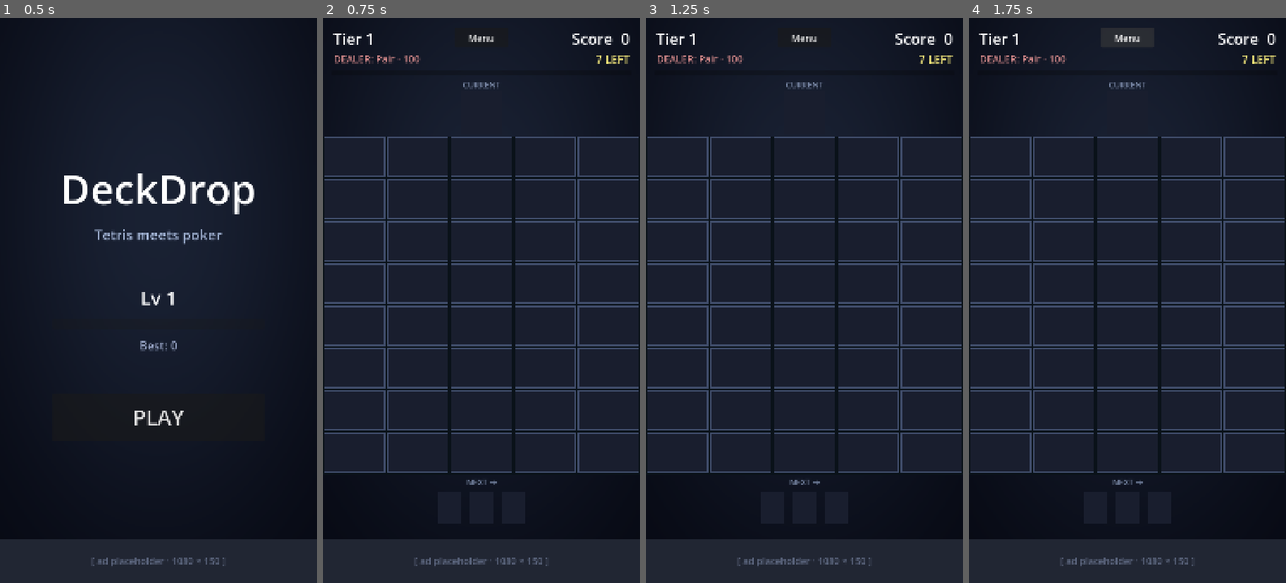
Above: before the commit, frames 1-4 (left to right).
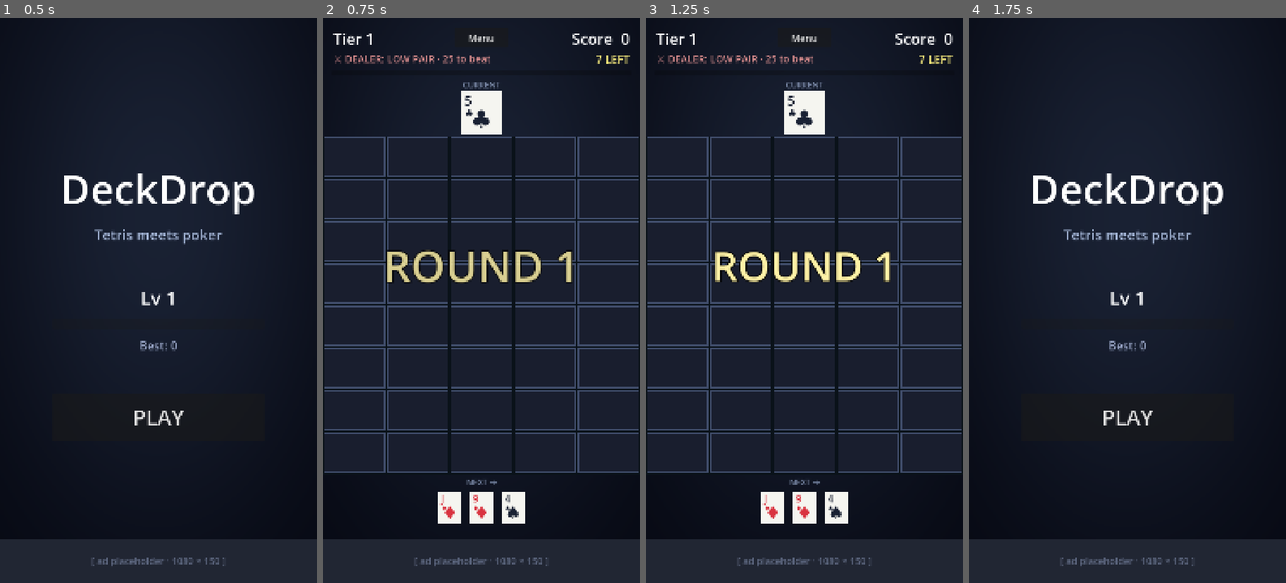
Above: after the commit, the same moments.

Repository: KrisCagle/Godot-CardStack
Game: Godot game, scene res://scenes/Title.tscn
Same seed, same stepped clock (60 frames per second), same inputs: the game is played once before the commit and once after it.
Inputs:
- Up to frame 1 (0.5 s): no input
- Up to frame 2 (0.75 s): click "PLAY" at 0.5 s
- Up to frame 3 (1.25 s): no input
- Up to frame 4 (1.75 s): click "Menu" at 1.25 s

Frame 1 is identical in both runs. In frame 2, 4.2% of the frame differs, in the area x 3-79%, y 6-90%; in frame 3, 4.0%; in frame 4, 8.8%, in the area x 0-100%, y 2-83%.
Error before the commit: Parse Error: Cannot infer the type of "start_col" variable because the value doesn't have a set type. (res://scripts/game.gd:569)

Commit message:
Fix type-inference warnings in _detect_partial_hits
Inferrer couldn't trace the loop chain `for size in [3, 4]` → `for
offset in size` → `var start_col := col - offset`: size was Variant
(untyped array literal), offset was Variant (iterating Variant), and
the arithmetic produced Variant. Explicitly typed `for size: int`,
`for offset: int`, and the start_col / start_row declarations.

Diff:
--- a/DeckDrop/scripts/game.gd
+++ b/DeckDrop/scripts/game.gd
@@ -564,18 +564,18 @@
 func _detect_partial_hits(col: int, row: int) -> Array:
 	var hits: Array = []
 	# Horizontal windows (3 then 4 cells wide)
-	for size in [3, 4]:
-		for offset in size:
-			var start_col := col - offset
+	for size: int in [3, 4]:
+		for offset: int in size:
+			var start_col: int = col - offset
 			if start_col < 0 or start_col + size > PlayField.GRID_WIDTH:
 				continue
 			var hit := _check_partial_window(start_col, row, 1, 0, size)
 			if not hit.is_empty():
 				hits.append(hit)
 	# Vertical windows (3 then 4 cells tall)
-	for size in [3, 4]:
-		for offset in size:
-			var start_row := row - offset
+	for size: int in [3, 4]:
+		for offset: int in size:
+			var start_row: int = row - offset
 			if start_row < 0 or start_row + size > PlayField.GRID_HEIGHT:
 				continue
 			var hit := _check_partial_window(col, start_row, 0, 1, size)
